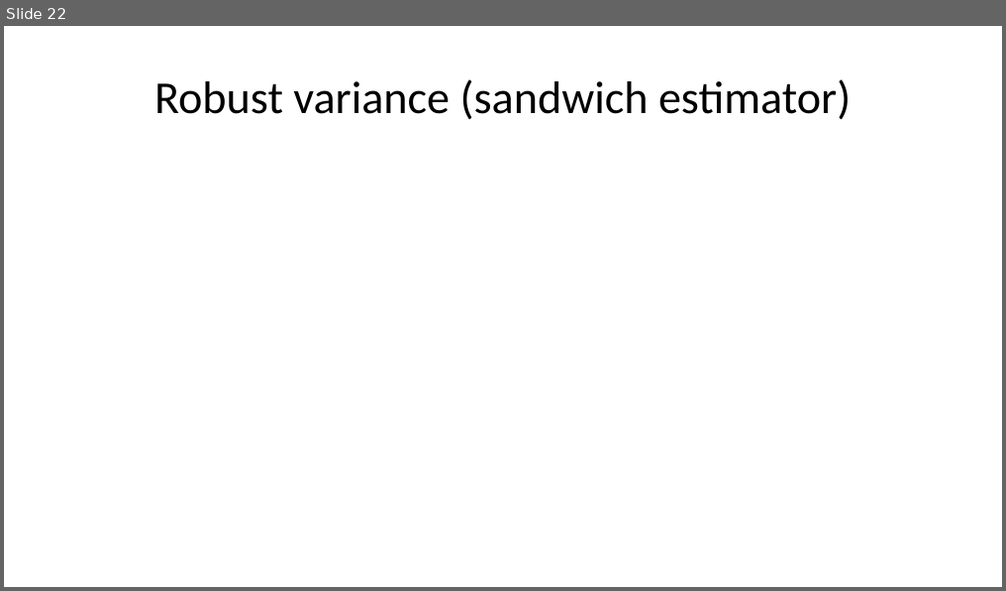
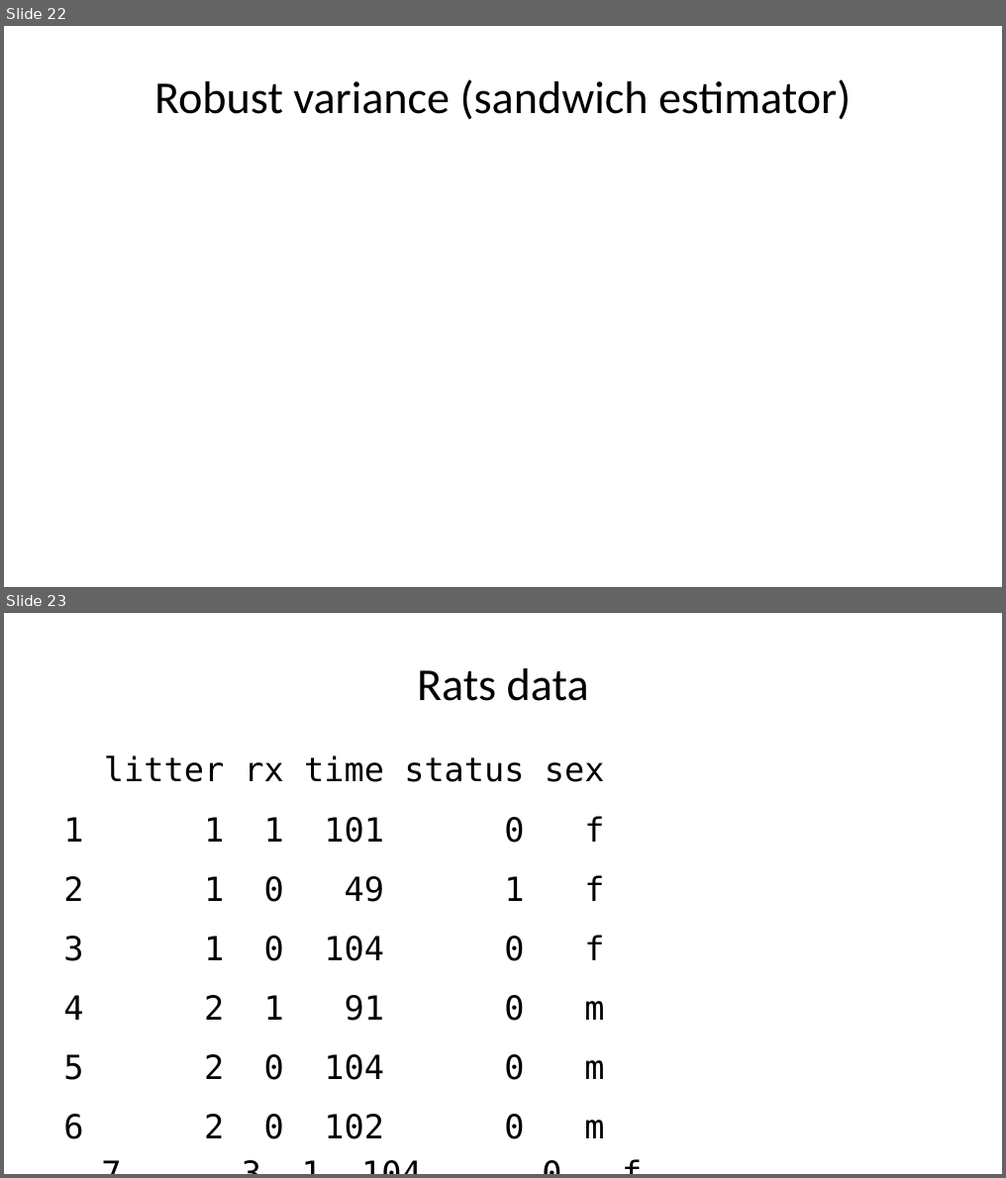
Before and after one commit to pmean/talks, a slide deck: frailty/frailty.pptx. Shown one above the other, each under a label of ours: slide 22 before the commit, slides 22 and 23 after it. The pictures are 1006x591 and 1006x1178 pixels, drawn with LibreOffice and Linux fonts; fonts in the diff are those of the drawing. Boxes give left, top, right and bottom in pixels: in the first picture for what was removed or moved away, otherwise in the second. Text is boxed around its words. In the diff, an @@ line names an element or a change of style, - is before the commit and + after.

```diff
--- a/frailty/frailty.pptx
+++ b/frailty/frailty.pptx
@@ slide 23 added at box(4, 613, 1002, 1174), background #FFFFFF @@
@@ title added at box(417, 668, 589, 701), 33 pt, text #000000 @@
+Rats data
@@ text added at box(63, 756, 605, 1140), 24 pt, text #000000 @@
+litter rx time status sex
+1 1 1 101 0 f
+2 1 0 49 1 f
+3 1 0 104 0 f
+4 2 1 91 0 m
+5 2 0 104 0 m
+6 2 0 102 0 m
+7 3 1 104 0 f
```
Also in this commit, not shown: 27 other slides added, 14 other files.
